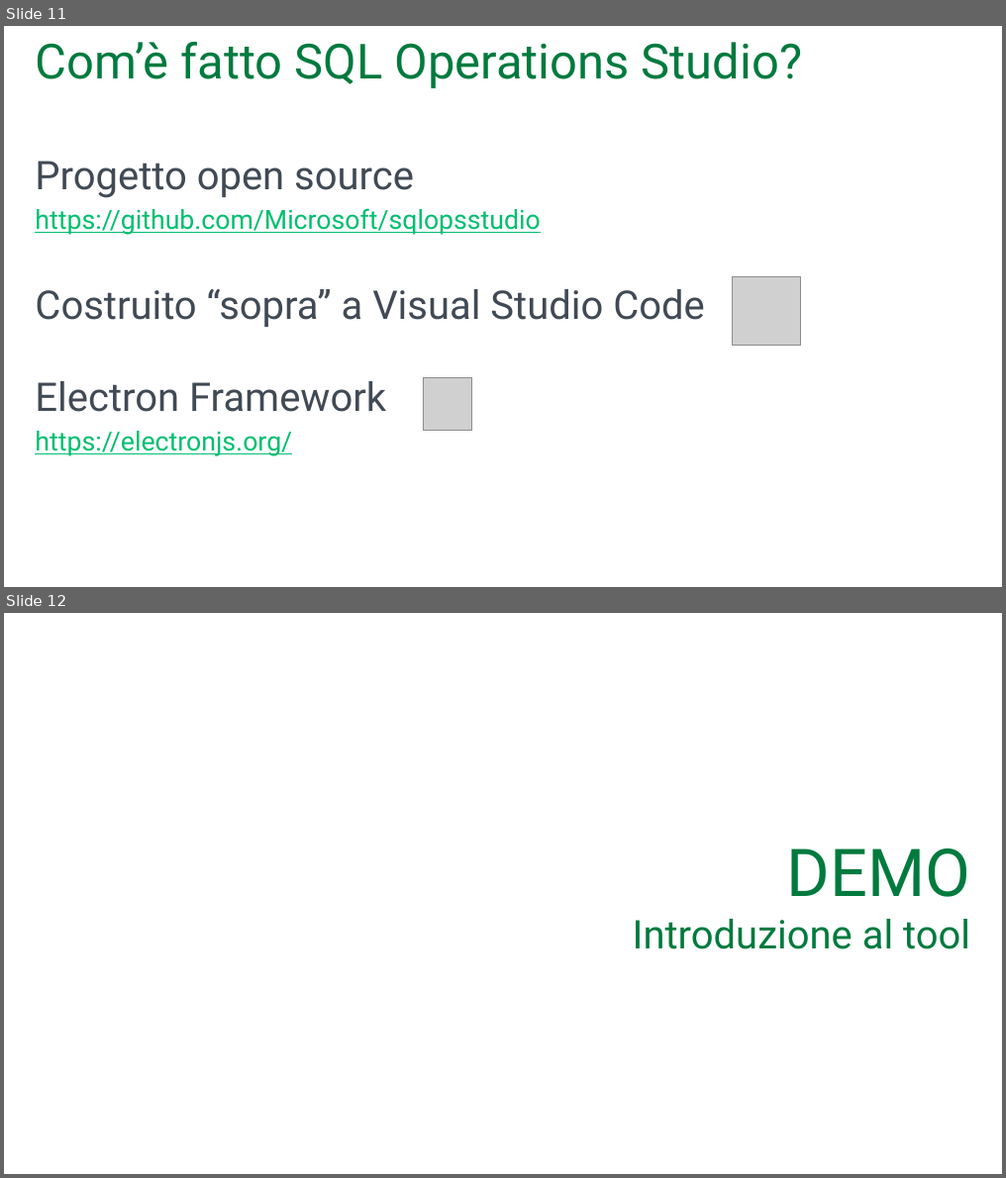
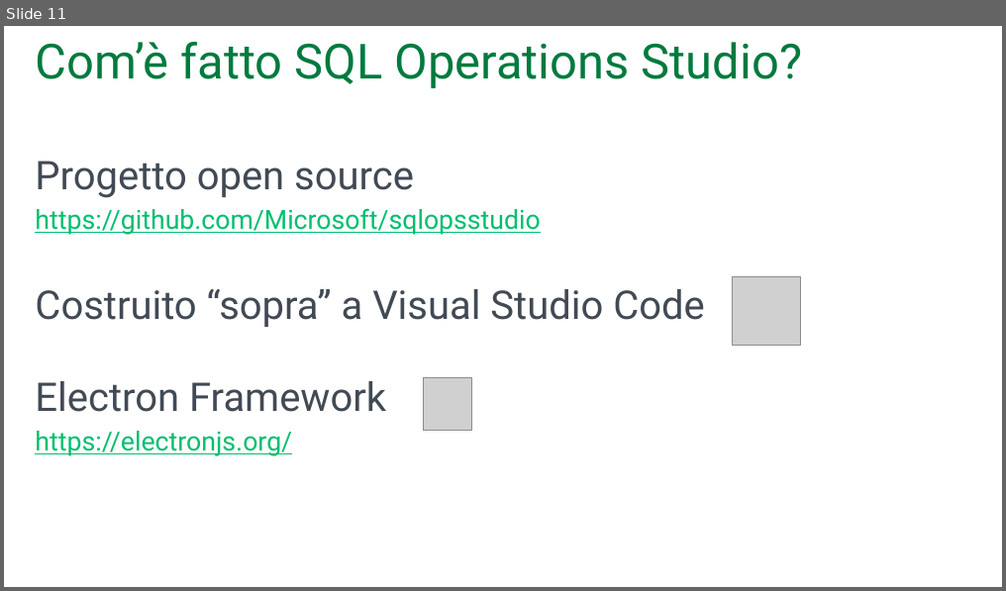
Before and after one commit to mrg3d/demo-opsstudio-repo, a slide deck: Introducing SQL Operations Studio.pptx. Shown one above the other, each under a label of ours: slides 11 and 12 before the commit, slide 11 after it. The pictures are 1006x1178 and 1006x591 pixels, drawn with LibreOffice and Linux fonts; fonts in the diff are those of the drawing; grey boxes stand for pictures; background and template pictures are left out. Boxes give left, top, right and bottom in pixels: in the first picture for what was removed or moved away, otherwise in the second. Text is boxed around its words. In the diff, an @@ line names an element or a change of style, - is before the commit and + after.

```diff
--- a/Introducing SQL Operations Studio.pptx
+++ b/Introducing SQL Operations Studio.pptx
@@ slide 12 removed at box(4, 613, 1002, 1174), background #FFFFFF @@
@@ title removed at box(633, 849, 971, 950) @@
-DEMO
-Introduzione al tool
```
Also in this commit, not shown: 4 slides changed.
